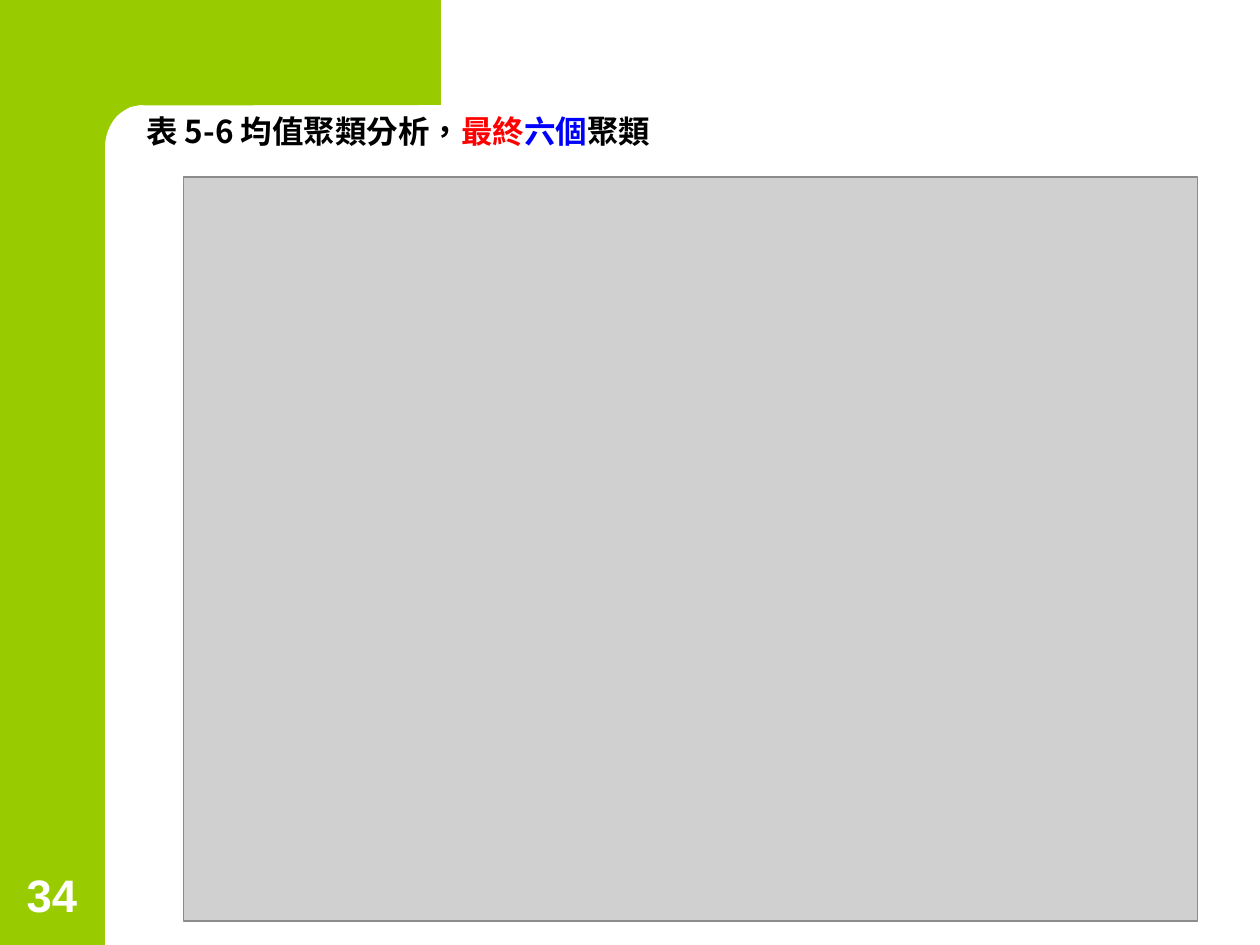
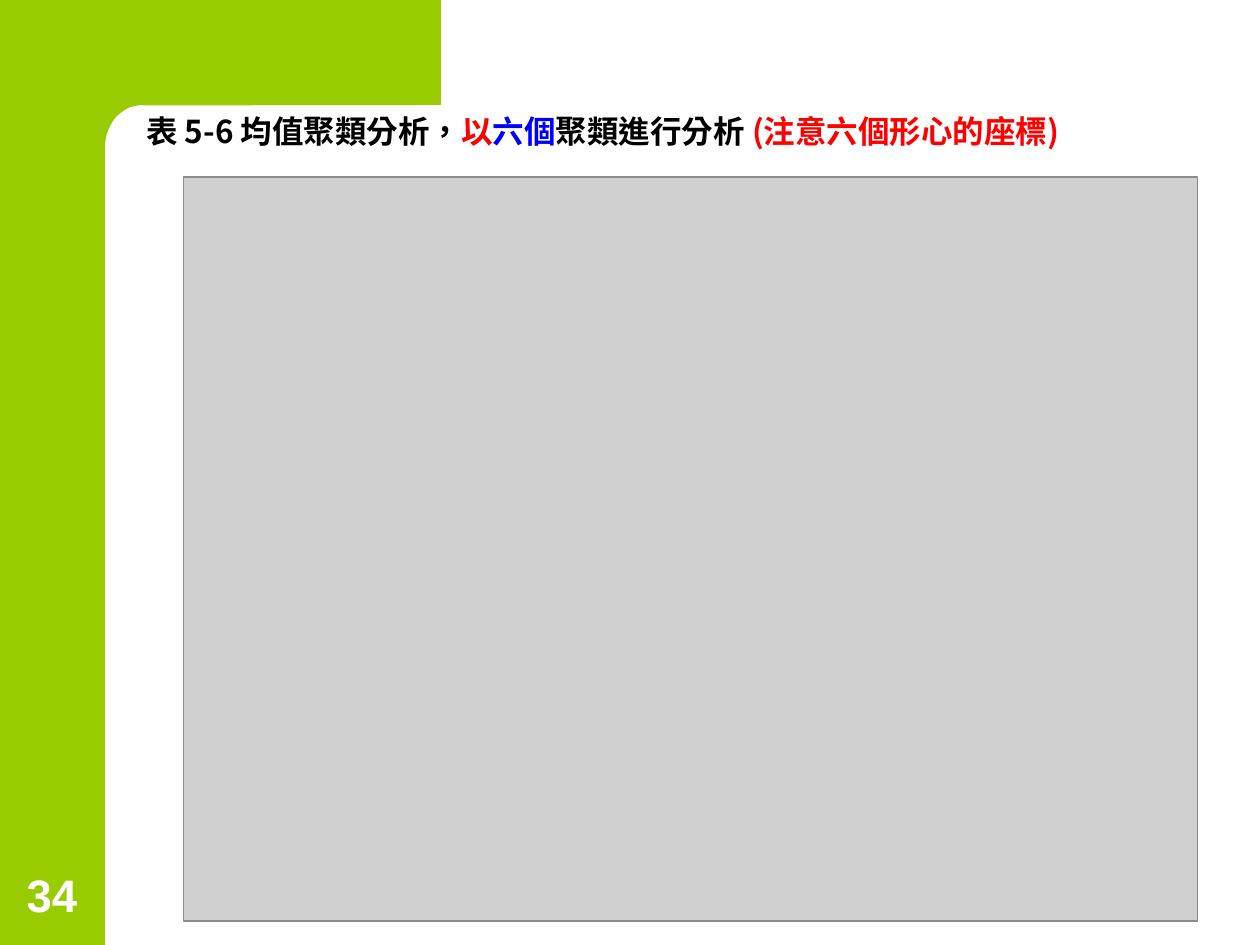
Before and after one commit to chih-chengwu/Data-Mining-MarkDown, a slide deck: slide 34 of 第5章_聚類分析-均值(K-means)聚類分析.pptx. Drawn at 1260x945 pixels with LibreOffice and Linux fonts; fonts in the diff are those of the drawing; grey boxes stand for pictures. Boxes give left, top, right and bottom in pixels: in the first picture for what was removed or moved away, otherwise in the second. Text is boxed around its words. In the diff, an @@ line names an element or a change of style, - is before the commit and + after.

```diff
--- a/第5章_聚類分析-均值(K-means)聚類分析.pptx
+++ b/第5章_聚類分析-均值(K-means)聚類分析.pptx
@@ text at (146,116,1059,150): text changed @@
-表 5-6 均值聚類分析，最終六個聚類
+表 5-6 均值聚類分析，以六個聚類進行分析 (注意六個形心的座標)
```
Also in this commit, not shown: 2 other slides changed, 14 other files.
